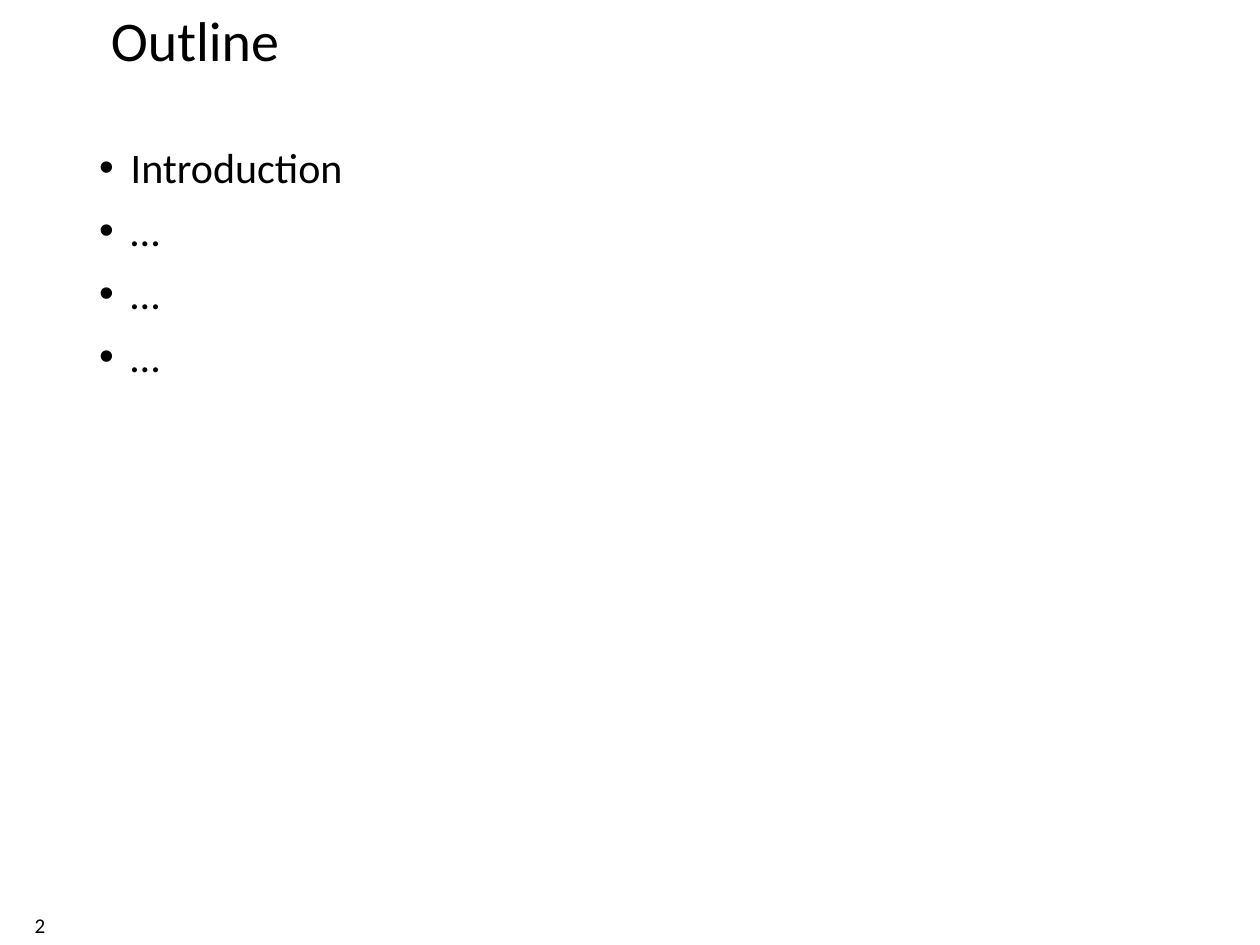
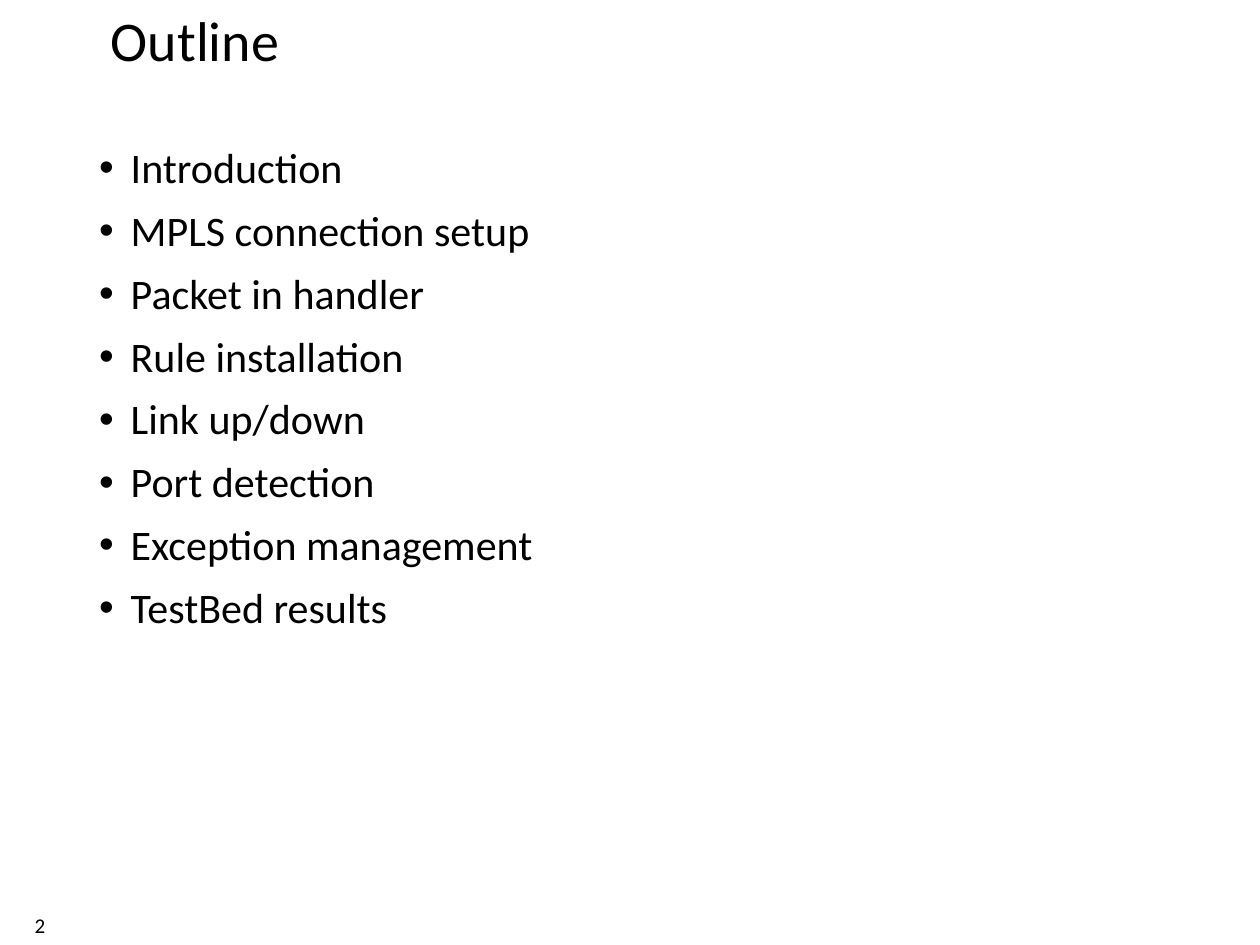
Before and after one commit to xdl907/switching-and-routing-project, a slide deck: slide 2 of template_project_exam__1_.pptx. Drawn at 1260x945 pixels with LibreOffice and Linux fonts; fonts in the diff are those of the drawing; background and template pictures are left out. Boxes give left, top, right and bottom in pixels: in the first picture for what was removed or moved away, otherwise in the second. Text is boxed around its words. In the diff, an @@ line names an element or a change of style, - is before the commit and + after.

```diff
--- a/template_project_exam__1_.pptx
+++ b/template_project_exam__1_.pptx
@@ text at [131, 217, 532, 624]: text changed @@
-• …
-• …
-• …
+• MPLS connection setup
+• Packet in handler
+• Rule installation
+• Link up/down
+• Port detection
+• Exception management
+• TestBed results
```
Also in this commit, not shown: 3 other slides changed.
